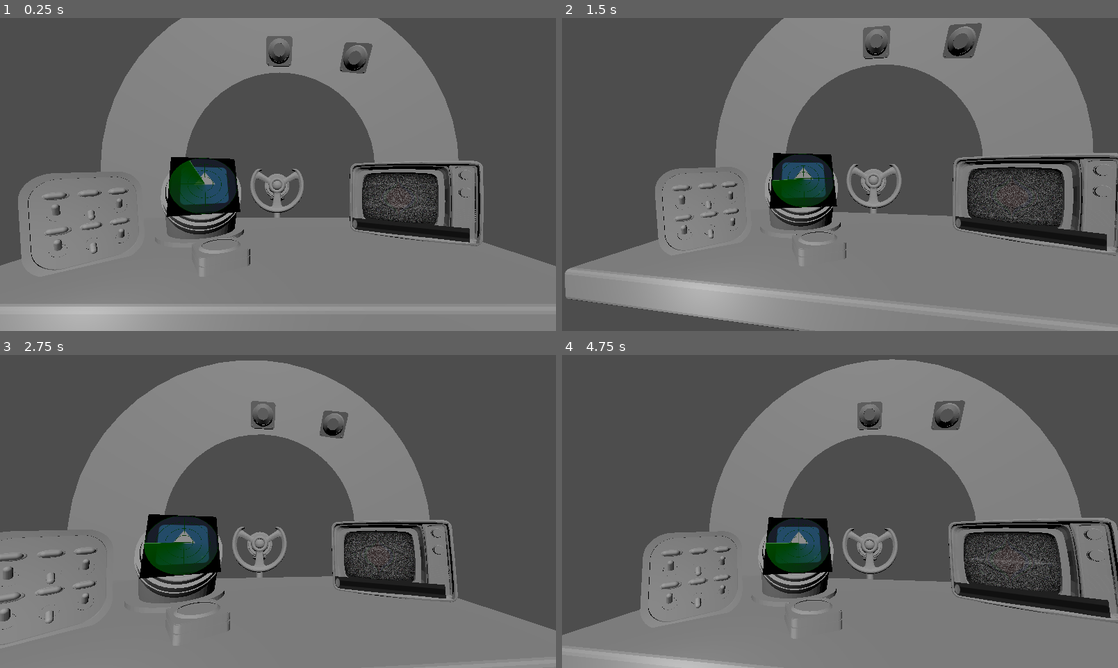
Above: before the commit, frames 1-4 (two rows, left to right).
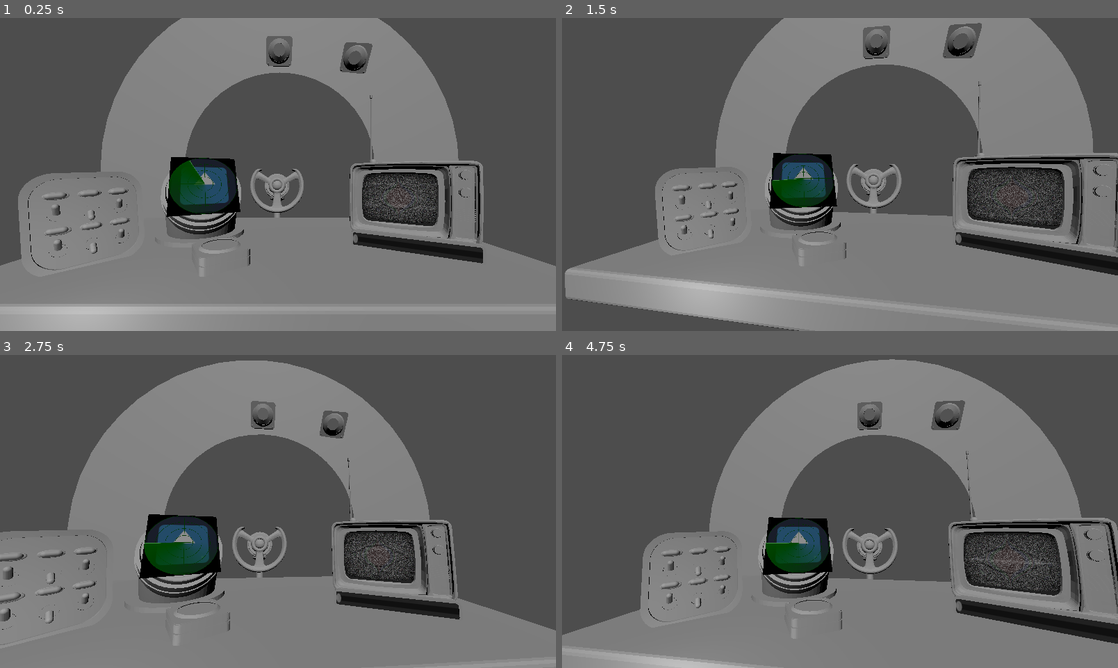
Above: after the commit, the same moments.

Repository: YAGOTAGO/UnderPressure
Game: Godot game, scene res://scenes/main.tscn
Same seed, same stepped clock (60 frames per second), same inputs: the game is played once before the commit and once after it. The engine's default icon, where the game draws it, is replaced by a stand-in: a white triangle on a blue panel in a dark square.
Inputs (mouse positions are in pixels of both pictures, inside the frame that each line leads up to):
- Up to frame 1 (0.25 s): no input
- Up to frame 2 (1.5 s): move the mouse to (962, 158) at 0.52 s; click (962, 158) at 0.6 s; drag from (728, 190) to (812, 237) at 1.27 s
- Up to frame 3 (2.75 s): move the mouse to (333, 442) at 2.02 s; click (333, 442) at 2.1 s
- Up to frame 4 (4.75 s): drag from (812, 574) to (673, 464) at 2.77 s; move the mouse to (1006, 558) at 3.52 s; click (1006, 558) at 3.6 s; drag from (673, 464) to (756, 433) at 4.27 s

The runs differ from the first frame. In frame 1, 1.9% of the frame differs, in the area x 63-87%, y 24-79%; in frame 2, 2.7%; in frame 3, 1.8%; in frame 4, 2.9%, in the area x 70-100%, y 30-93%.

Commit message:
Antenna Added

Diff:
--- a/assets/tv/TV3D.tscn
+++ b/assets/tv/TV3D.tscn
@@ -1,10 +1,13 @@
-[gd_scene load_steps=11 format=3 uid="uid://mng8q3q44jxx"]
+[gd_scene load_steps=14 format=3 uid="uid://mng8q3q44jxx"]
 
 [ext_resource type="Script" path="res://assets/tv/tv.gd" id="1_d5fup"]
 [ext_resource type="ArrayMesh" uid="uid://cjxvlpe16ja6p" path="res://assets/tv/tv.obj" id="1_qpyk8"]
 [ext_resource type="Script" path="res://scripts/viewport_input.gd" id="2_w3tso"]
 [ext_resource type="Script" path="res://scripts/viewport_basic.gd" id="2_xrqc6"]
 [ext_resource type="PackedScene" uid="uid://cw2duxafvebni" path="res://scenes/2D Components/tv_shader.tscn" id="3_w5btw"]
+[ext_resource type="ArrayMesh" uid="uid://pi6vjd1nsefc" path="res://assets/tv/tvslidingbase.obj" id="6_fi7mm"]
+[ext_resource type="ArrayMesh" uid="uid://eurd5hnln3d" path="res://assets/tv/antenna.obj" id="7_hqbs7"]
+[ext_resource type="ArrayMesh" uid="uid://qec2vrsblpcw" path="res://assets/tv/antennabase.obj" id="7_hty1k"]
 
 [sub_resource type="ORMMaterial3D" id="ORMMaterial3D_65ebg"]
 
@@ -39,28 +42,46 @@
 [node name="TvShader" parent="ViewPort Screen/SubViewport Screen" instance=ExtResource("3_w5btw")]
 unique_name_in_owner = true
 
-[node name="ViewPort Slider" type="MeshInstance3D" parent="." node_paths=PackedStringArray("viewport", "node_area")]
-transform = Transform3D(2.8, 0, 0, 0, 0.375181, 0, 0, 0, 1, 0.594013, 1.06405, 2.78617)
+[node name="TV Slider Mesh" type="MeshInstance3D" parent="."]
+transform = Transform3D(1, 0, 0, 0, 1, 0, 0, 0, 1, -4, 0.587194, -1)
+mesh = ExtResource("6_fi7mm")
+
+[node name="ViewPort Slider" type="MeshInstance3D" parent="TV Slider Mesh" node_paths=PackedStringArray("viewport", "node_area")]
+transform = Transform3D(3.03551, 0, 0, 0, 0.375181, 0, 0, 0, 1, 4.73199, 0.0548773, 3.89533)
 material_override = SubResource("ORMMaterial3D_gxd3j")
 mesh = SubResource("QuadMesh_xcafy")
+skeleton = NodePath("../..")
 script = ExtResource("2_w3tso")
 viewport = NodePath("SubViewport Slider")
 node_area = NodePath("Area3D")
 
-[node name="Area3D" type="Area3D" parent="ViewPort Slider"]
+[node name="Area3D" type="Area3D" parent="TV Slider Mesh/ViewPort Slider"]
 
-[node name="CollisionShape3D" type="CollisionShape3D" parent="ViewPort Slider/Area3D"]
+[node name="CollisionShape3D" type="CollisionShape3D" parent="TV Slider Mesh/ViewPort Slider/Area3D"]
 transform = Transform3D(1, 0, 0, 0, 1, 0, 0, 0, 1, 0, 0, -0.00879312)
 shape = SubResource("BoxShape3D_cgp7v")
 
-[node name="SubViewport Slider" type="SubViewport" parent="ViewPort Slider"]
+[node name="SubViewport Slider" type="SubViewport" parent="TV Slider Mesh/ViewPort Slider"]
 physics_object_picking = true
 size = Vector2i(300, 20)
 
-[node name="HSlider" type="HSlider" parent="ViewPort Slider/SubViewport Slider"]
+[node name="HSlider" type="HSlider" parent="TV Slider Mesh/ViewPort Slider/SubViewport Slider"]
 unique_name_in_owner = true
 custom_minimum_size = Vector2(300, 50)
 offset_top = -15.0
 offset_right = 300.0
 offset_bottom = 35.0
 max_value = 200.0
+
+[node name="Antennabase" type="MeshInstance3D" parent="."]
+transform = Transform3D(1, 0, 0, 0, 1, 0, 0, 0, 1, -5.31698, 0.499737, -1.25676)
+mesh = ExtResource("7_hty1k")
+
+[node name="Antenna Parent" type="Node3D" parent="Antennabase"]
+unique_name_in_owner = true
+transform = Transform3D(1, 0, 0, 0, 1, 0, 0, 0, 1, 5.10497, 2.47126, 3.72622)
+
+[node name="Antenna" type="MeshInstance3D" parent="Antennabase/Antenna Parent"]
+transform = Transform3D(1, 0, 0, 0, 1, 0, 0, 0, 1, -5.15304, -2.57232, -3.68308)
+mesh = ExtResource("7_hqbs7")
+skeleton = NodePath("../../..")
--- a/assets/tv/tv.gd
+++ b/assets/tv/tv.gd
@@ -7,6 +7,7 @@
 #@onready var antenna: Sprite2D = %Antenna
 @onready var slider: HSlider = %HSlider
 @onready var tv_shader_material: ShaderMaterial = %TvShader.get_shader_material()
+@onready var antenna : Node3D = %"Antenna Parent"
 
 var target_value: int = 50 # will be number between 0 and 100
 var is_broken: bool = false
@@ -22,8 +23,9 @@
 
 #function that rotates antenna
 func update_rotation(value: float)-> void:
-	var rotation: int  = MIN_ROTATION + (value / 100.0) * (MAX_ROTATION - MIN_ROTATION)
-	#antenna.rotation_degrees = rotation
+	var rotation: int  = MIN_ROTATION + (value / slider.max_value) * (MAX_ROTATION - MIN_ROTATION)
+	print(rotation)
+	antenna.rotation_degrees.z = value
 
 func update_tv_noise() -> void:
 	var distance: float = abs(slider.value - target_value)
Not shown, added: assets/tv/antenna.obj
Not shown, added: assets/tv/antenna.obj.import
Not shown, added: assets/tv/antennabase.obj
Not shown, added: assets/tv/antennabase.obj.import
Not shown, added: assets/tv/tvslidingbase.obj
Not shown, added: assets/tv/tvslidingbase.obj.import
